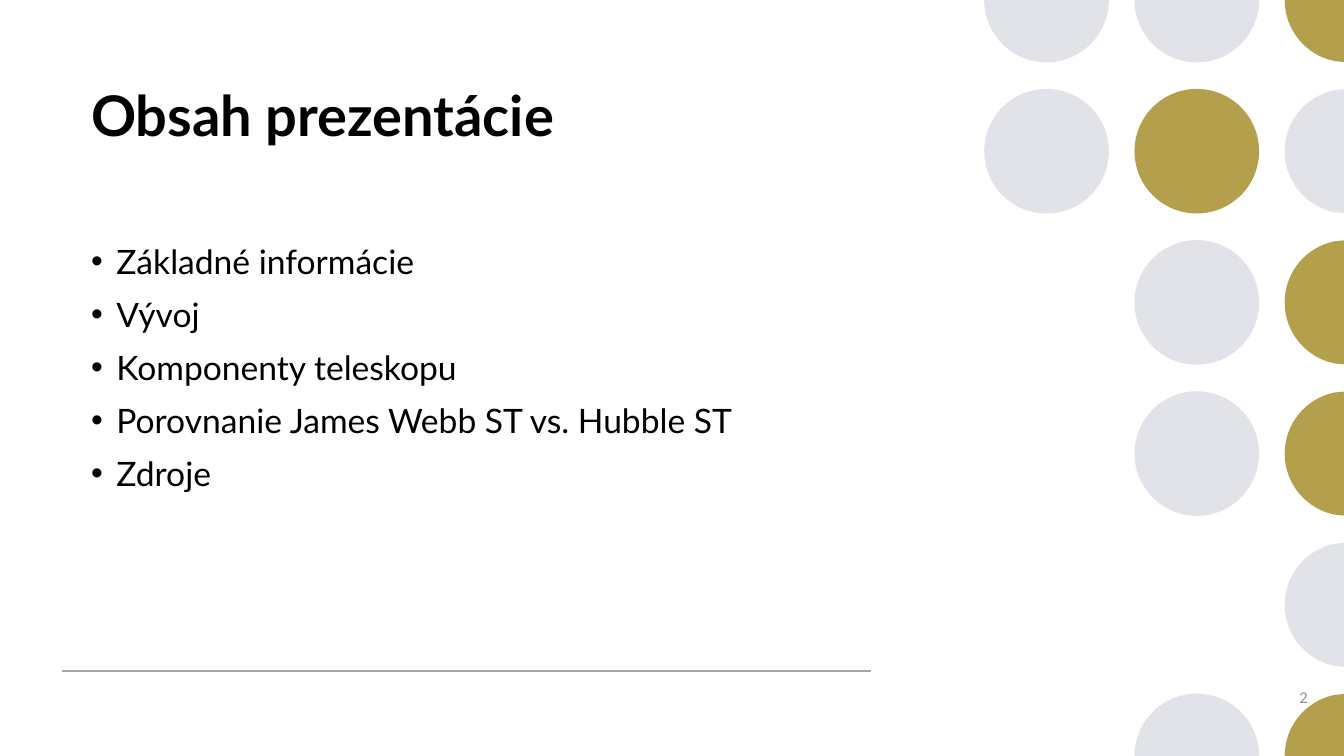
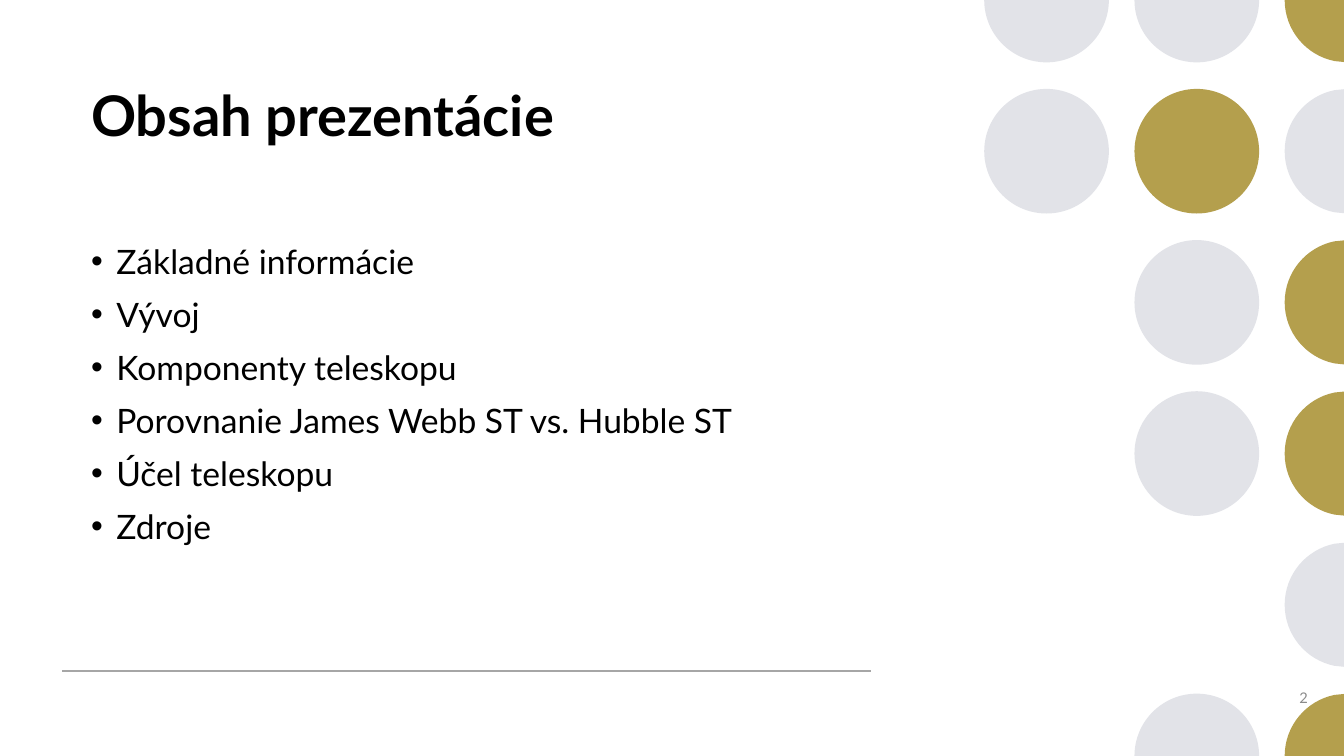
Before and after one commit to JHJohny/PEVS, a slide deck: slide 2 of 1_Rocnik/Zimny_Semester/Informatika/Zadania/Prezentacia zadanie/WEBB_Teleskop_prezentacia.pptx. Drawn at 1344x756 pixels with LibreOffice and Linux fonts; fonts in the diff are those of the drawing. Boxes give left, top, right and bottom in pixels: in the first picture for what was removed or moved away, otherwise in the second. Text is boxed around its words. In the diff, an @@ line names an element or a change of style, - is before the commit and + after.

```diff
--- a/1_Rocnik/Zimny_Semester/Informatika/Zadania/Prezentacia zadanie/WEBB_Teleskop_prezentacia.pptx
+++ b/1_Rocnik/Zimny_Semester/Informatika/Zadania/Prezentacia zadanie/WEBB_Teleskop_prezentacia.pptx
@@ text at [116, 457, 333, 492]: paragraph added @@
+• Účel teleskopu
```
Also in this commit, not shown: 1 other slide changed.
